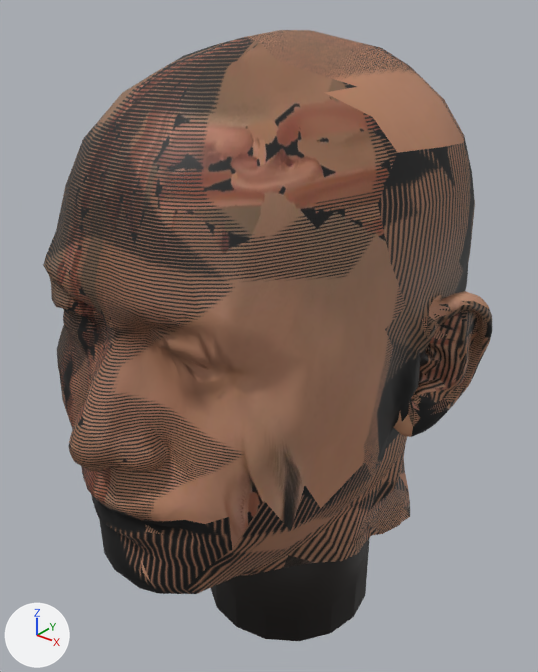
What one commit did to the glTF model space-station/assets/crew/head_t1.glb.
The view is the same before and after, from a 50 mm camera at (0.194, -0.222, 1.803) aimed at (0.005, 0.014, 1.657). Lighting does not change. The marker at lower left points along +X, +Y and +Z. The first picture is the older version. Vertices at exactly the same position are counted once.

Names of what the first picture shows: 'head_t1'.
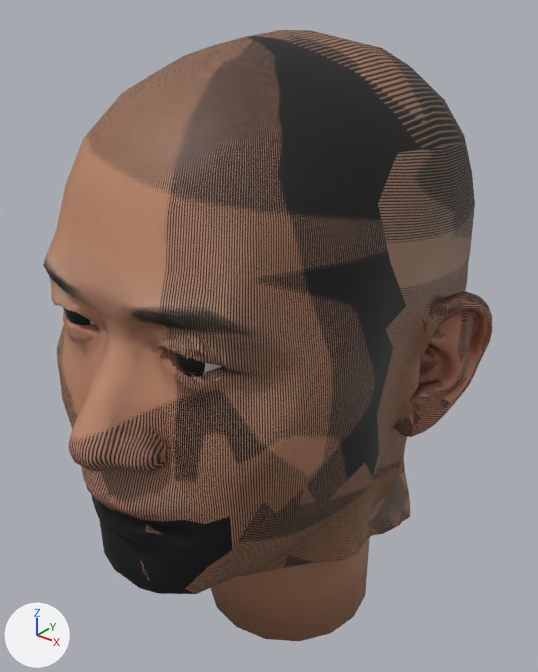
What differs and where, as boxes (x1, y1, x2, y2) in the pictures (538 x 672 px):
'cornea_t1', added: after (64, 309, 205, 377)
'eyes_t1', added (mostly hidden): after (90, 321, 222, 374)
part 1 of me_head_t1, reshaped: before (52, 299, 232, 393); after (51, 291, 244, 393)
part 2 of me_head_t1, surface changed: (43, 30, 492, 641) in both

The change in detail:
Picture 'eye_iris' (img_eye_iris) is new.
Material 'eye' (mat_eye) is new.
Its texture is img_eye_iris.
Its roughness is 0.45.
Material 'cornea' (mat_cornea) is new.
Its base color is (0.0, 0.0, 0.0) (black #000000).
Its roughness is 0.05.
me_head_t1 is used by ob_head_t1; location (0.0, 0.0, 0.0).
me_head_t1 had 2590 vertices, 5135 faces and spanned x -0.084..0.097, y -0.096..0.109, z 1.502..1.784.
me_head_t1 now has 3070 vertices, 6035 faces and spans x -0.084..0.097, y -0.096..0.109, z 1.502..1.784.
me_head_t1 part 1: 6 vertices moved from x -0.029..0.046, y -0.068..-0.064, z 1.688..1.69 to x -0.03..0.044, y -0.072..-0.067, z 1.684..1.693; 29 vertices removed from x -0.035..0.048, y -0.074..-0.063, z 1.685..1.693; 509 vertices added at x -0.04..0.054, y -0.074..-0.06, z 1.678..1.699.
me_head_t1 part 2: 4937 kept faces spanning x -0.084..0.097, y -0.096..0.109, z 1.502..1.784 get new texture (UV) coordinates.
Mesh me_eyes_t1 is new.
It has 386 vertices, 736 faces and spans x -0.0358..0.0479, y -0.0705..-0.0517, z 1.6765..1.7014.
It uses material mat_eye (picture img_eye_iris).
Mesh me_cornea_t1 is new.
It has 290 vertices, 544 faces and spans x -0.0314..0.0436, y -0.0713..-0.0667, z 1.6808..1.6971.
It uses material mat_cornea (black #000000).
Object 'eyes_t1' (ob_eyes_t1) is new; it shows me_eyes_t1.
Its location is (0.0, 0.0, 0.0).
Object 'cornea_t1' (ob_cornea_t1) is new; it shows me_cornea_t1.
Its location is (0.0, 0.0, 0.0).
